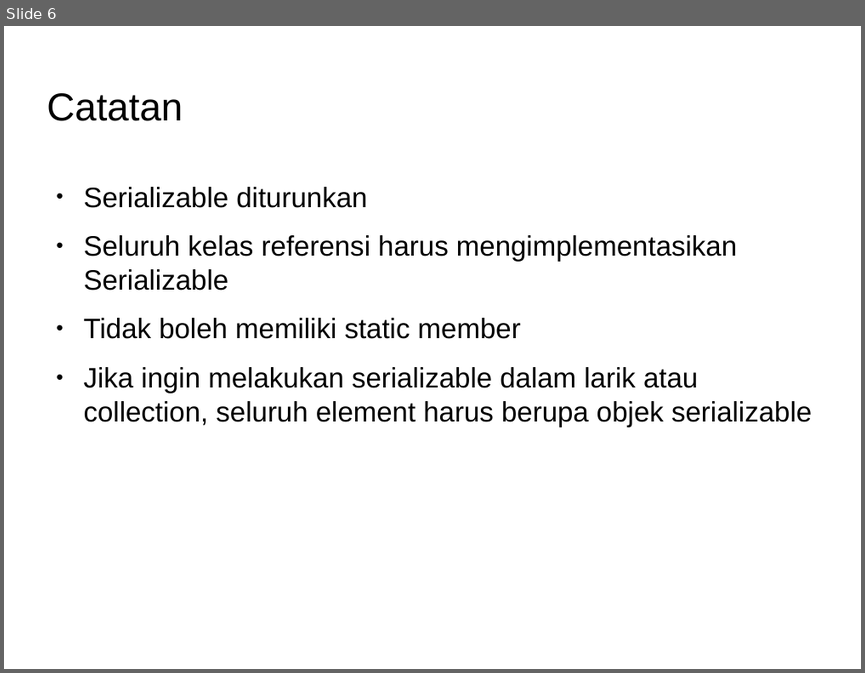
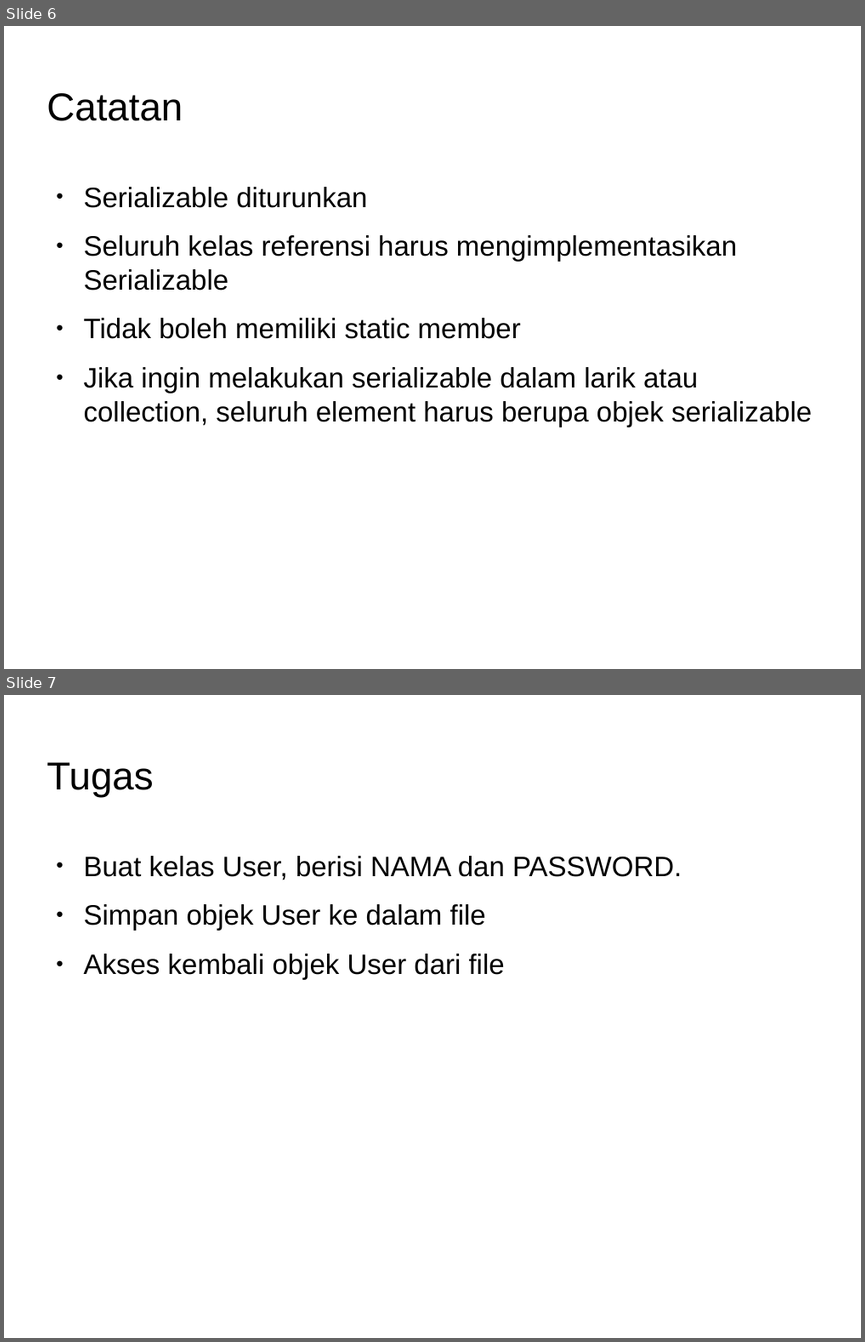
Before and after one commit to Dickyfathur7/pemrograman-komputer-2, a slide deck: 04-serialization/slide-serialization.odp. Shown one above the other, each under a label of ours: slide 6 before the commit, slides 6 and 7 after it. The pictures are 865x673 and 865x1342 pixels, drawn with LibreOffice and Linux fonts; fonts in the diff are those of the drawing; background and template pictures are left out. Boxes give left, top, right and bottom in pixels: in the first picture for what was removed or moved away, otherwise in the second. Text is boxed around its words. In the diff, an @@ line names an element or a change of style, - is before the commit and + after.

Commit message:
update tugas untuk materi serialization

```diff
--- a/04-serialization/slide-serialization.odp
+++ b/04-serialization/slide-serialization.odp
@@ slide 7 added at [4,695,861,1338], background picture (left out) @@
@@ title added at [46,762,153,798], 36 pt, text #000000 @@
+Tugas
@@ text added at [84,856,681,979], 26 pt, text #000000 @@
+● Buat kelas User, berisi NAMA dan PASSWORD.
+● Simpan objek User ke dalam file
+● Akses kembali objek User dari file
```
Also in this commit, not shown: 1 other file.
